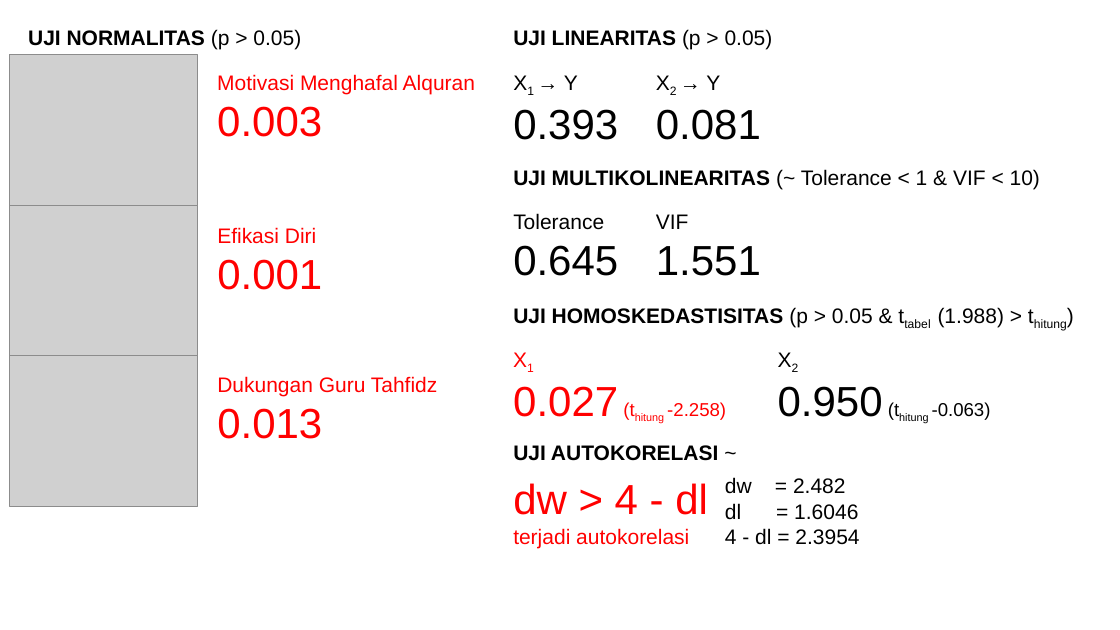
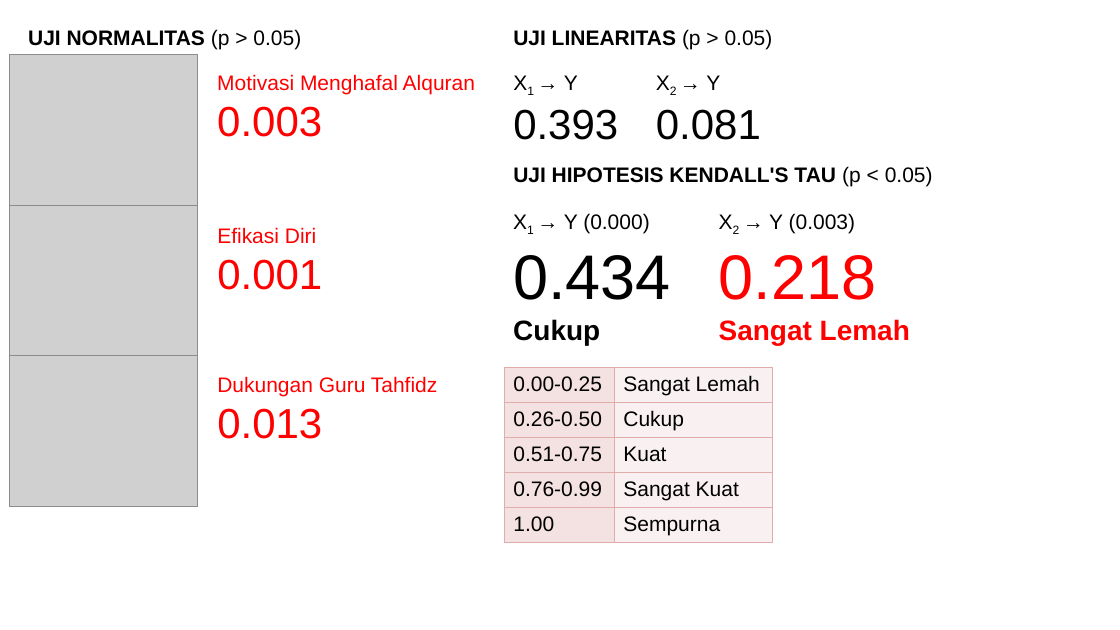
Before and after one commit to mzaini30/skripsi, a slide deck: slide 10 of pendadaran.pptx (slide 3 before the commit). Drawn at 1120x630 pixels with LibreOffice and Linux fonts; fonts in the diff are those of the drawing; grey boxes stand for pictures; background and template pictures are left out. Boxes give left, top, right and bottom in pixels: in the first picture for what was removed or moved away, otherwise in the second. Text is boxed around its words. In the diff, an @@ line names an element or a change of style, - is before the commit and + after.

```diff
--- a/pendadaran.pptx
+++ b/pendadaran.pptx
@@ text removed at [513, 169, 1040, 189] @@
-UJI MULTIKOLINEARITAS (~ Tolerance < 1 & VIF < 10)
@@ text added at [513, 166, 933, 186], 18 pt, text #000000, bold @@
+UJI HIPOTESIS KENDALL'S TAU (p < 0.05)
@@ text removed at [513, 213, 618, 276] @@
-Tolerance
-0.645
@@ text added at [513, 213, 671, 345], 18 pt, text #000000 @@
+X1 → Y (0.000)
+0.434
+Cukup
@@ text removed at [656, 214, 761, 276] @@
-VIF
-1.551
@@ text added at [719, 213, 910, 345], 18 pt, text #FF0000 @@
+X2 → Y (0.003)
+0.218
+Sangat Lemah
@@ text removed at [513, 307, 1005, 327] @@
-UJI HOMOSKEDASTISITAS (p > 0.05 & ttabel (1.988) > thitung)
@@ table added at [505, 368, 773, 543], 5 rows, 2 columns @@
+0.00-0.25 | Sangat Lemah
+0.26-0.50 | Cukup
+0.51-0.75 | Kuat
+0.76-0.99 | Sangat Kuat
+1.00 | Sempurna
@@ text removed at [513, 386, 726, 420] @@
-X1
-0.027 (thitung -2.258)
@@ text removed at [778, 386, 991, 420] @@
-X2
-0.950 (thitung -0.063)
@@ text removed at [513, 445, 718, 461] @@
-UJI AUTOKORELASI ~
@@ text removed at [725, 477, 859, 545] @@
-dw = 2.482
-dl = 1.6046
-4 - dl = 2.3954
@@ text removed at [513, 483, 708, 548] @@
-dw > 4 - dl
-terjadi autokorelasi
```
Also in this commit, not shown: 1 other slide changed, 9 slides added, 1 slide removed, 2 other files.
